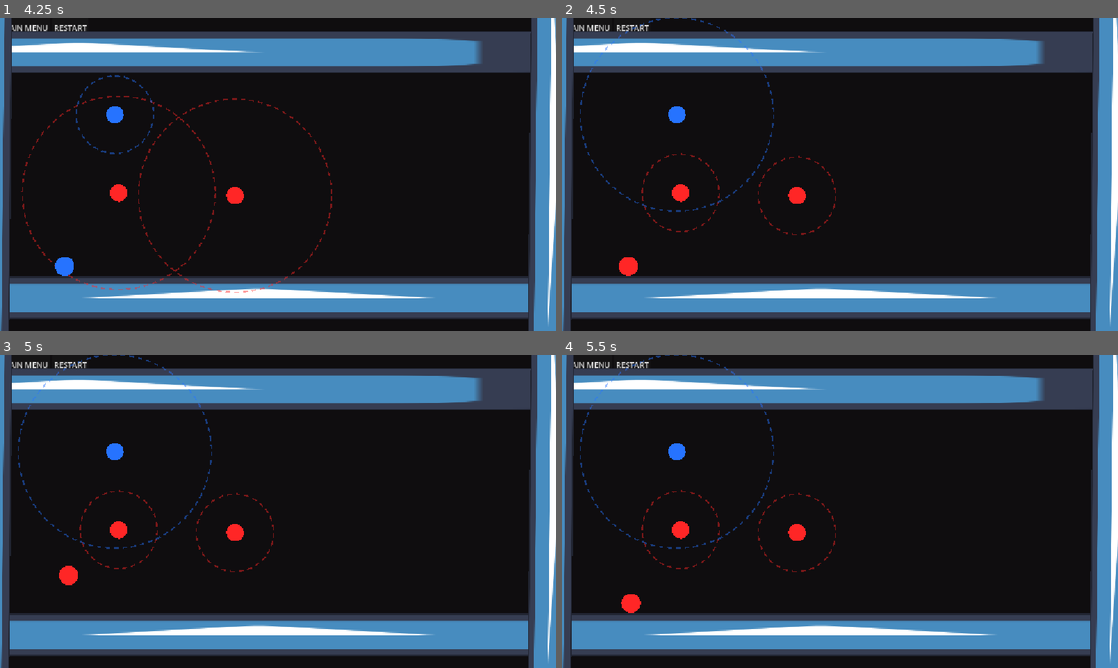
Above: before the commit, frames 1-4 (two rows, left to right).
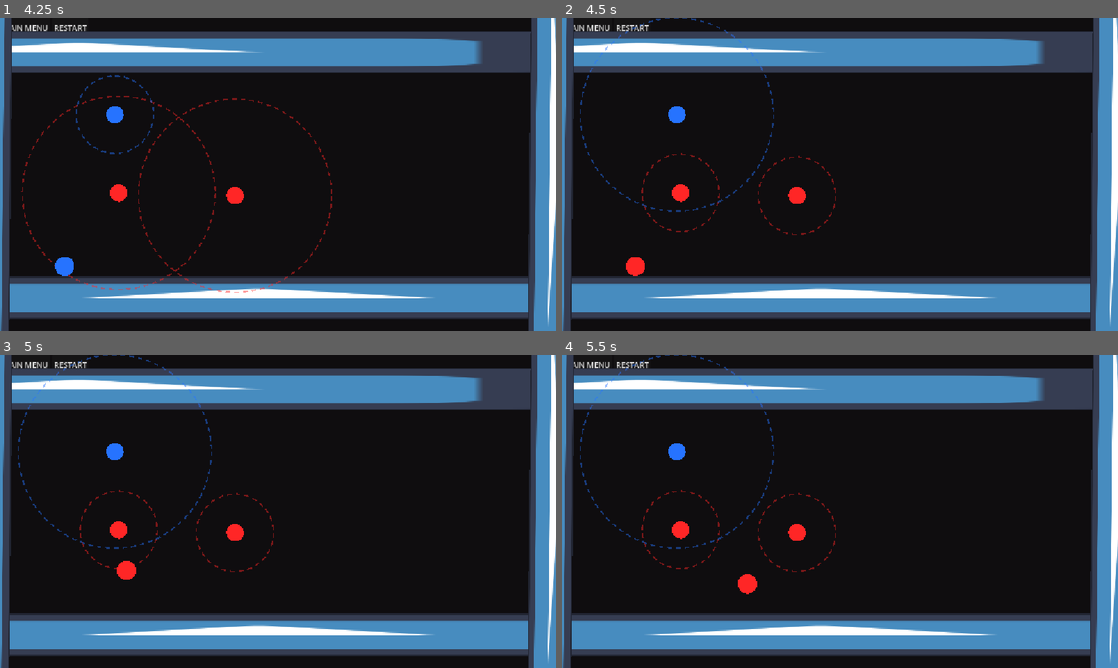
Above: after the commit, the same moments.

Repository: e-neuf/summer-summit-game-jam
Game: Godot game, scene res://levels/Level0.tscn
The game is run twice, just before and just after one commit, with the same random seed, the same clock (stepped at 60 frames per second) and the same inputs. The engine's default icon, where the game draws it, is replaced by a stand-in: a white triangle on a blue panel in a dark square.
Inputs (mouse positions are in pixels of both pictures, inside the frame that each line leads up to):
- Up to frame 1 (4.25 s): click "RESTART" at 0.5 s; click "RESTART" at 1.25 s; click "RESTART" at 2 s; click "MAIN MENU" at 2.75 s; click "PLAY" at 3.5 s
- Up to frame 2 (4.5 s): tap Enter at 4.25 s; move the mouse to (795, 196) at 4.27 s; hold Right (move_right) from 4.28 s (still down); tap Space (flip_polarity) at 4.35 s; click (795, 196) at 4.42 s
- Up to frame 3 (5 s): keep holding Right (move_right); tap W (jump) at 4.52 s
- Up to frame 4 (5.5 s): keep holding Right (move_right); move the mouse to (678, 530) at 5.02 s; click (678, 530) at 5.1 s; tap W (jump) at 5.27 s

Frame 1 is identical in both runs. In frame 2, 0.1% of the frame differs, in the area x 10-15%, y 76-83%; in frame 3, 0.3%; in frame 4, 0.3%, in the area x 10-36%, y 70-83%.

Commit message:
left and right

Diff:
--- a/scripts/main_character.gd
+++ b/scripts/main_character.gd
@@ -112,6 +112,13 @@
 			velocity.y = 1000
 	elif Input.is_action_just_pressed("jump"):
 		velocity.y += JUMP_VELOCITY
+	if(!being_repelled && target_velocity==Vector2.ZERO):
+		var direction := Input.get_axis("move_left", "move_right")
+		if direction != 0.0:
+			velocity.x = move_toward(velocity.x, direction * MAX_SPEED, ACCEL * delta)
+		else:
+			velocity.x = move_toward(velocity.x, 0.0, ACCEL * delta)
+
 
 	move_and_slide()
 
